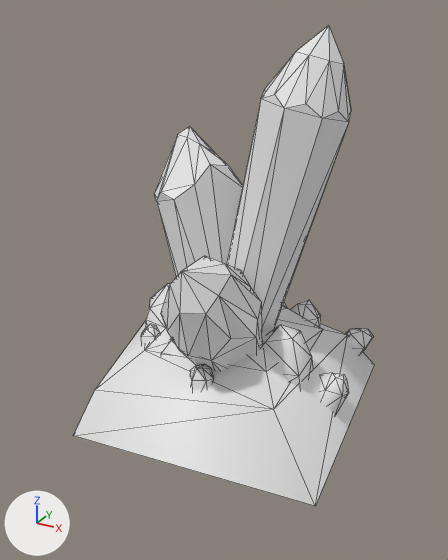
The OBJ model data/assets/meshes/crystalSmall-1.obj, before and after one commit.
Both versions are drawn from a camera (50 mm lens) standing at (3.5, -6.51, 4.32) and looking at (0.15, -0.41, 1.27). Lighting does not change. The marker at lower left points along +X, +Y and +Z. Mesh edges are drawn as thin lines. Where no turn or scale is listed for an object, it has been applied to the vertices.
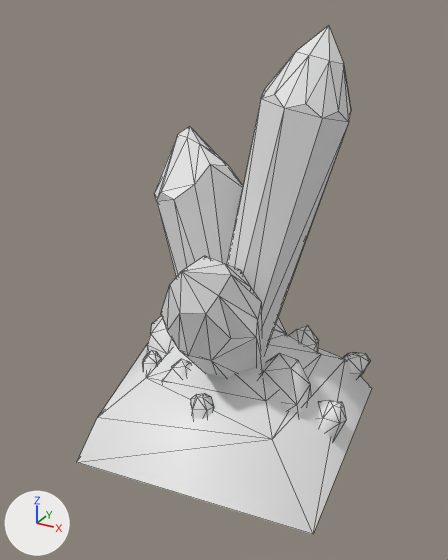
What differs and where, as boxes [x1, y1, x2, y2] in the pictures (448 x 560 px; the box of a moved part takes in the faces that stretch with it):
```json
{"object": "Sphere", "change": "reshaped", "before": [74, 26, 374, 506], "after": [77, 26, 372, 534]}
{"part": 1, "of": "me_sphere", "change": "moved or reshaped", "before": [146, 283, 171, 330], "after": [147, 316, 176, 356]}
{"part": 2, "of": "me_sphere", "change": "moved or reshaped", "before": [282, 302, 287, 308], "after": [274, 318, 286, 334]}
{"part": 3, "of": "me_sphere", "change": "moved or reshaped", "before": [260, 325, 313, 388], "after": [260, 353, 311, 417]}
{"part": 4, "of": "me_sphere", "change": "moved or reshaped", "before": [161, 338, 179, 355], "after": [162, 359, 191, 383]}
{"part": 5, "of": "me_sphere", "change": "moved or reshaped", "before": [291, 300, 321, 327], "after": [289, 325, 319, 352]}
{"part": 6, "of": "me_sphere", "change": "moved or reshaped", "before": [141, 324, 160, 345], "after": [142, 350, 161, 371]}
{"part": 7, "of": "me_sphere", "change": "moved or reshaped", "before": [345, 328, 373, 355], "after": [343, 352, 371, 380]}
{"part": 8, "of": "me_sphere", "change": "moved or reshaped", "before": [320, 373, 348, 415], "after": [318, 400, 346, 441]}
{"part": 9, "of": "me_sphere", "change": "moved or reshaped", "before": [190, 364, 213, 390], "after": [191, 393, 214, 419]}
{"part": 10, "of": "me_sphere", "change": "moved or reshaped", "before": [74, 306, 374, 506], "after": [77, 329, 372, 534]}
```

Edits to the scene script, one JSON object a line:
```json
{"block": "me_sphere", "where": "me_sphere.from_pydata(...)  # 279 vertices, 451 faces; spans x -1.69..1.91, y -2.07..1.55, z -0.5..4.15"}
{"block": "me_sphere", "where": "# used by ob_sphere; location = (0.0, 0.0, 0.0)"}
{"block": "me_sphere", "change": "me_sphere part 1: the loose piece of 16 vertices spanning x -1.27..-0.47, y -0.45..0.45, z 0.03..0.82 is moved by (0.0, 0.0, -0.4)"}
{"block": "me_sphere", "change": "me_sphere part 2: the loose piece of 16 vertices spanning x -0.25..0.57, y 0.11..1.02, z 0.03..0.82 is moved by (0.0, 0.0, -0.4)"}
{"block": "me_sphere", "change": "me_sphere part 3: the loose piece of 16 vertices spanning x 0.54..1.36, y -0.95..-0.05, z -0.14..0.82 is moved by (0.0, 0.0, -0.4)"}
{"block": "me_sphere", "change": "me_sphere part 4: the loose piece of 16 vertices spanning x -0.46..-0.03, y -1.09..-0.61, z -0.03..0.63 is moved by (0.0, 0.0, -0.4)"}
{"block": "me_sphere", "change": "me_sphere part 5: the loose piece of 16 vertices spanning x 0.5..1.01, y 0.56..0.99, z -0.01..0.63 is moved by (0.0, 0.0, -0.4)"}
{"block": "me_sphere", "change": "me_sphere part 6: the loose piece of 16 vertices spanning x -0.92..-0.67, y -0.83..-0.55, z 0.03..0.53 is moved by (0.0, 0.0, -0.4)"}
{"block": "me_sphere", "change": "me_sphere part 7: the loose piece of 16 vertices spanning x 1.12..1.62, y 0.91..1.37, z -0.34..0.16 is moved by (0.0, 0.0, -0.4)"}
{"block": "me_sphere", "change": "me_sphere part 8: the loose piece of 16 vertices spanning x 1.23..1.75, y -0.44..-0.05, z -0.29..0.27 is moved by (0.0, 0.0, -0.4)"}
{"block": "me_sphere", "change": "me_sphere part 9: the loose piece of 16 vertices spanning x 0.1..0.44, y -1.39..-1.1, z 0.03..0.56 is moved by (0.0, 0.0, -0.4)"}
{"block": "me_sphere", "change": "me_sphere part 10: the loose piece of 21 vertices spanning x -1.69..1.91, y -2.07..1.55, z -0.5..0.96 is moved by (0.0, 0.0, -0.4)"}
```
